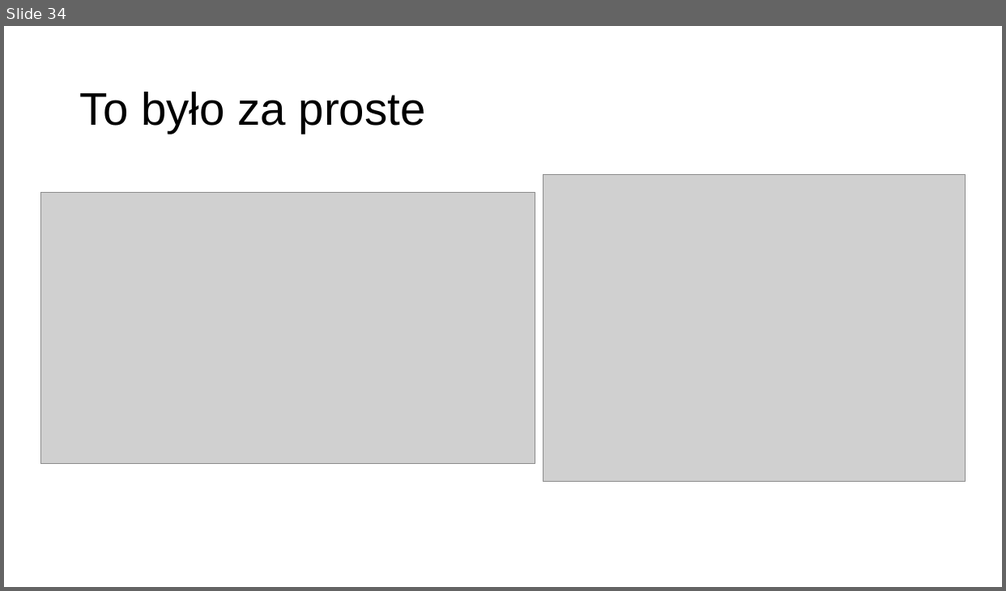
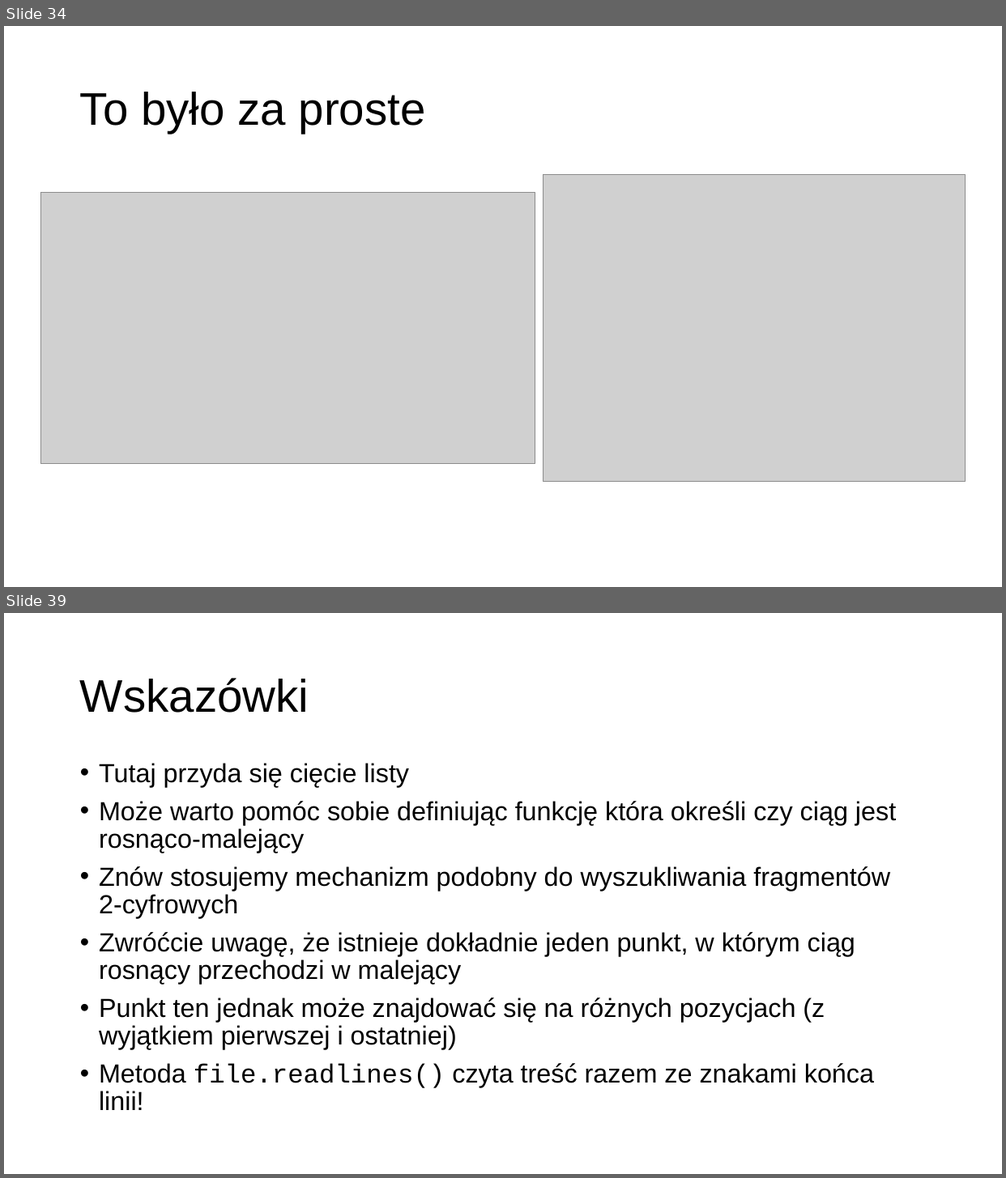
Before and after one commit to MikoStoro/ETI_Academy_Matura, a slide deck: prezentacje/Prezentacja2.pptx. Shown one above the other, each under a label of ours: slide 34 before the commit, slides 34 and 39 after it; the slides between them are not shown. The pictures are 1006x591 and 1006x1178 pixels, drawn with LibreOffice and Linux fonts; fonts in the diff are those of the drawing; grey boxes stand for pictures; background and template pictures are left out. Boxes give left, top, right and bottom in pixels: in the first picture for what was removed or moved away, otherwise in the second. Text is boxed around its words. In the diff, an @@ line names an element or a change of style, - is before the commit and + after.

```diff
--- a/prezentacje/Prezentacja2.pptx
+++ b/prezentacje/Prezentacja2.pptx
@@ slide 39 added at (4, 613, 1002, 1174), background picture (left out) @@
@@ title added at (80, 678, 309, 713), 44 pt, text #000000 @@
+Wskazówki
@@ text added at (99, 763, 896, 1110), 25.2 pt, text #000000 @@
+• Tutaj przyda się cięcie listy
+• Może warto pomóc sobie definiując funkcję która określi czy ciąg jest rosnąco-malejący
+• Znów stosujemy mechanizm podobny do wyszukliwania fragmentów 2-cyfrowych
+• Zwróćcie uwagę, że istnieje dokładnie jeden punkt, w którym ciąg rosnący przechodzi w malejący
+• Punkt ten jednak może znajdować się na różnych pozycjach (z wyjątkiem pierwszej i ostatniej)
+• Metoda file.readlines() czyta treść razem ze znakami końca linii!
```
Also in this commit, not shown: 1 slide changed, 9 other slides added.
